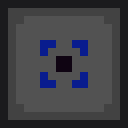
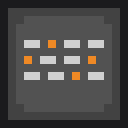
Layers edited between the first and the second 128px x 128px image:
removed layer "Tier 4 Out" over [40, 40, 88, 88]
renamed "Tier 2 Side" to "Side", showed it, painted on it over [24, 40, 104, 88]
removed layer "Sides" over [24, 40, 104, 88]
painted on "Base Front" over [24, 40, 104, 88]
